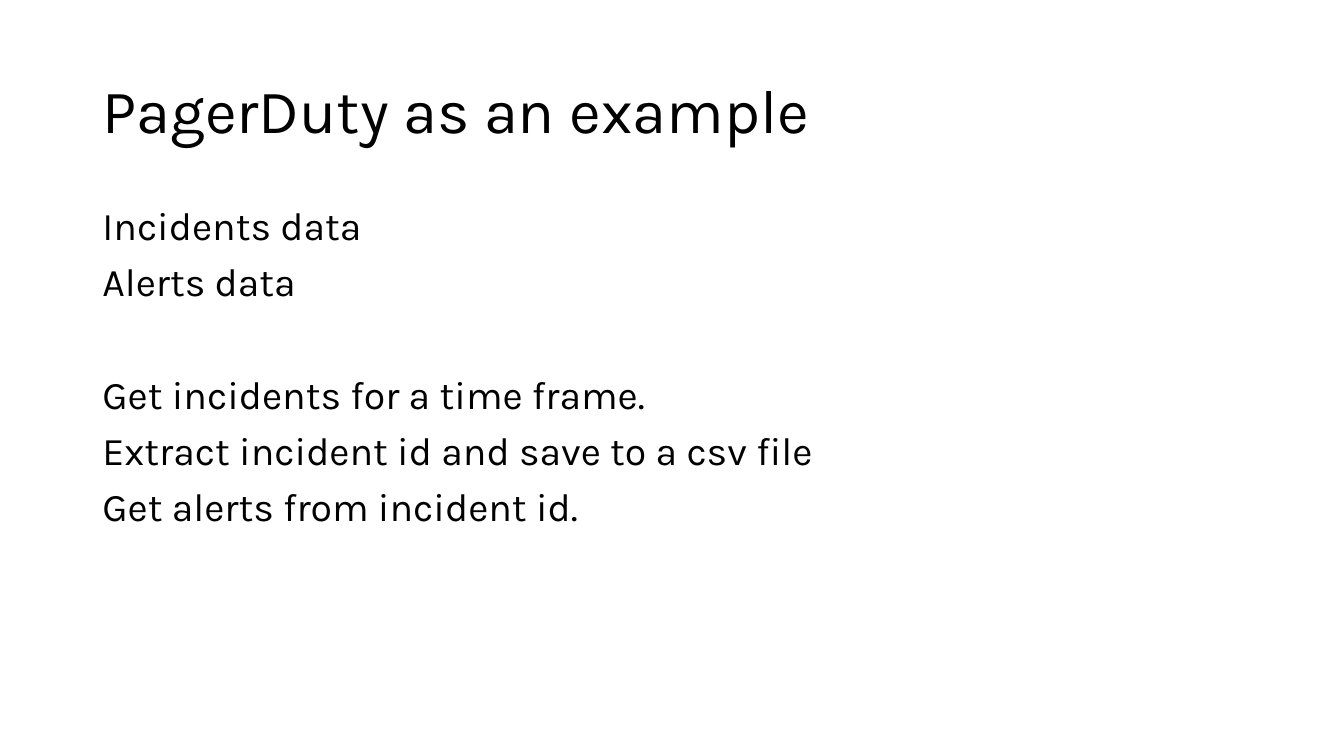
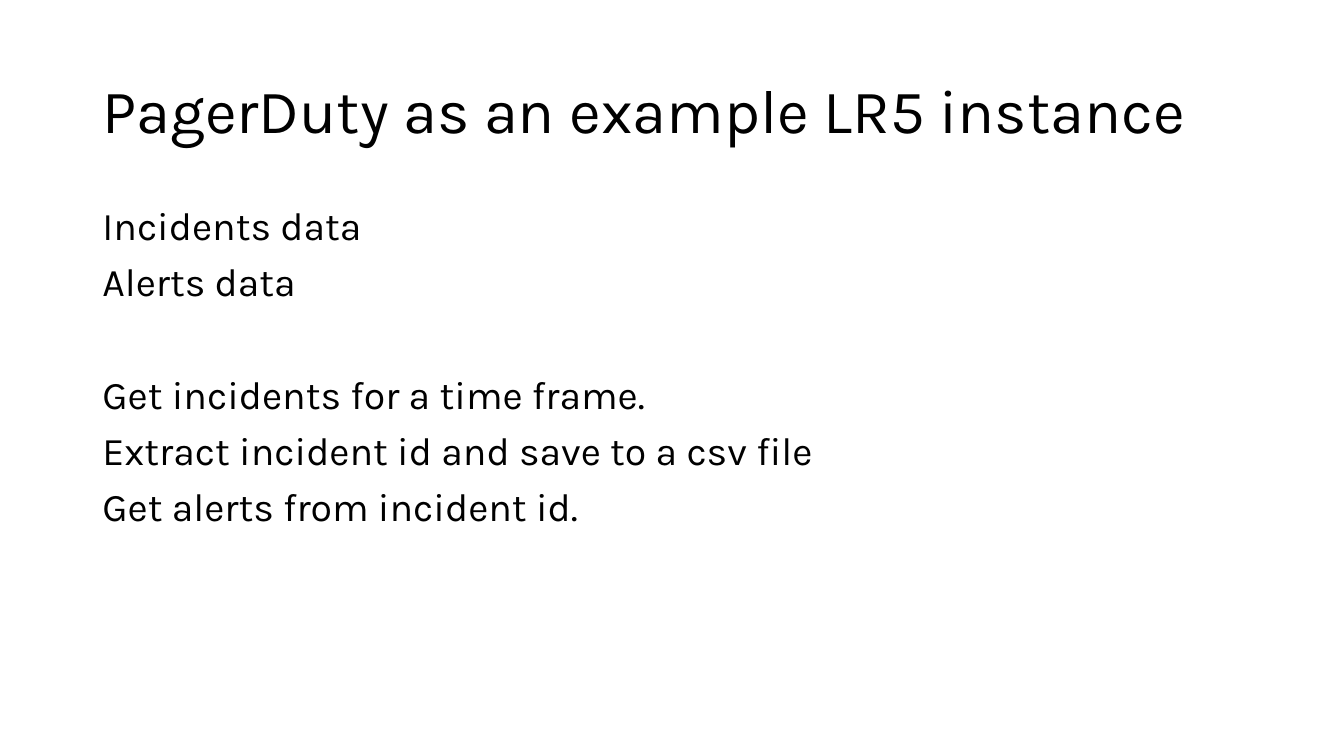
Before and after one commit to iyusufhpe/cope_pagerduty, a slide deck: slide 4 of docs/Analytics with DuckDB.pptx. Drawn at 1344x756 pixels with LibreOffice and Linux fonts; fonts in the diff are those of the drawing. Boxes give left, top, right and bottom in pixels: in the first picture for what was removed or moved away, otherwise in the second. Text is boxed around its words. In the diff, an @@ line names an element or a change of style, - is before the commit and + after.

```diff
--- a/docs/Analytics with DuckDB.pptx
+++ b/docs/Analytics with DuckDB.pptx
@@ title at bbox=[102, 90, 1184, 148]: text changed @@
-PagerDuty as an example
+PagerDuty as an example LR5 instance
```
Also in this commit, not shown: 2 other slides changed, 3 slides added, 1 slide removed, 3 other files.
